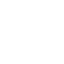
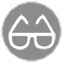
Two versions of the same layered image (w=64, h=64). Layer-by-layer changes:
painted on "Form 1" over (1, 9, 62, 55)
added layer "Layer 1" over (1, 1, 62, 62)
